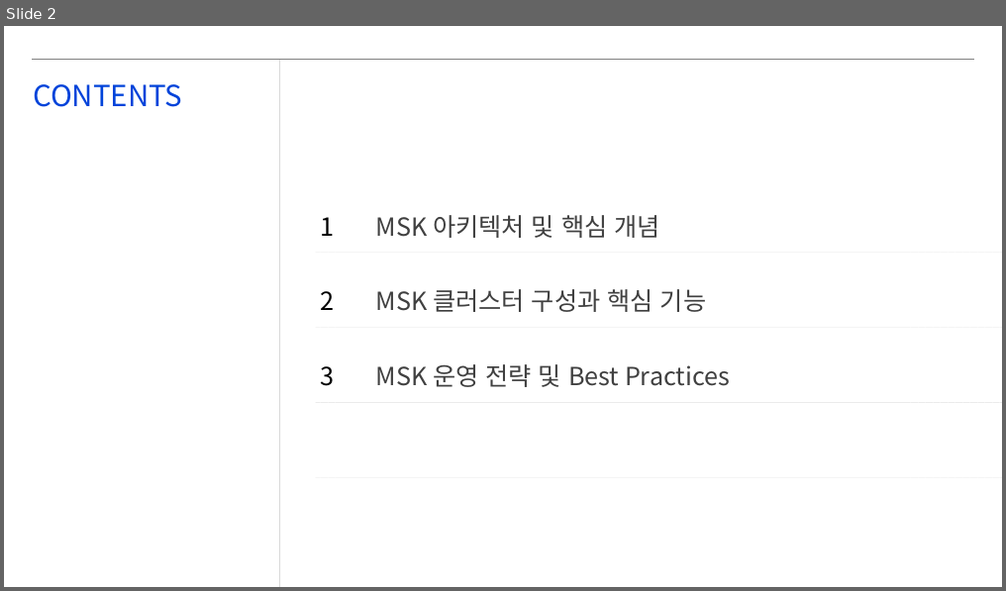
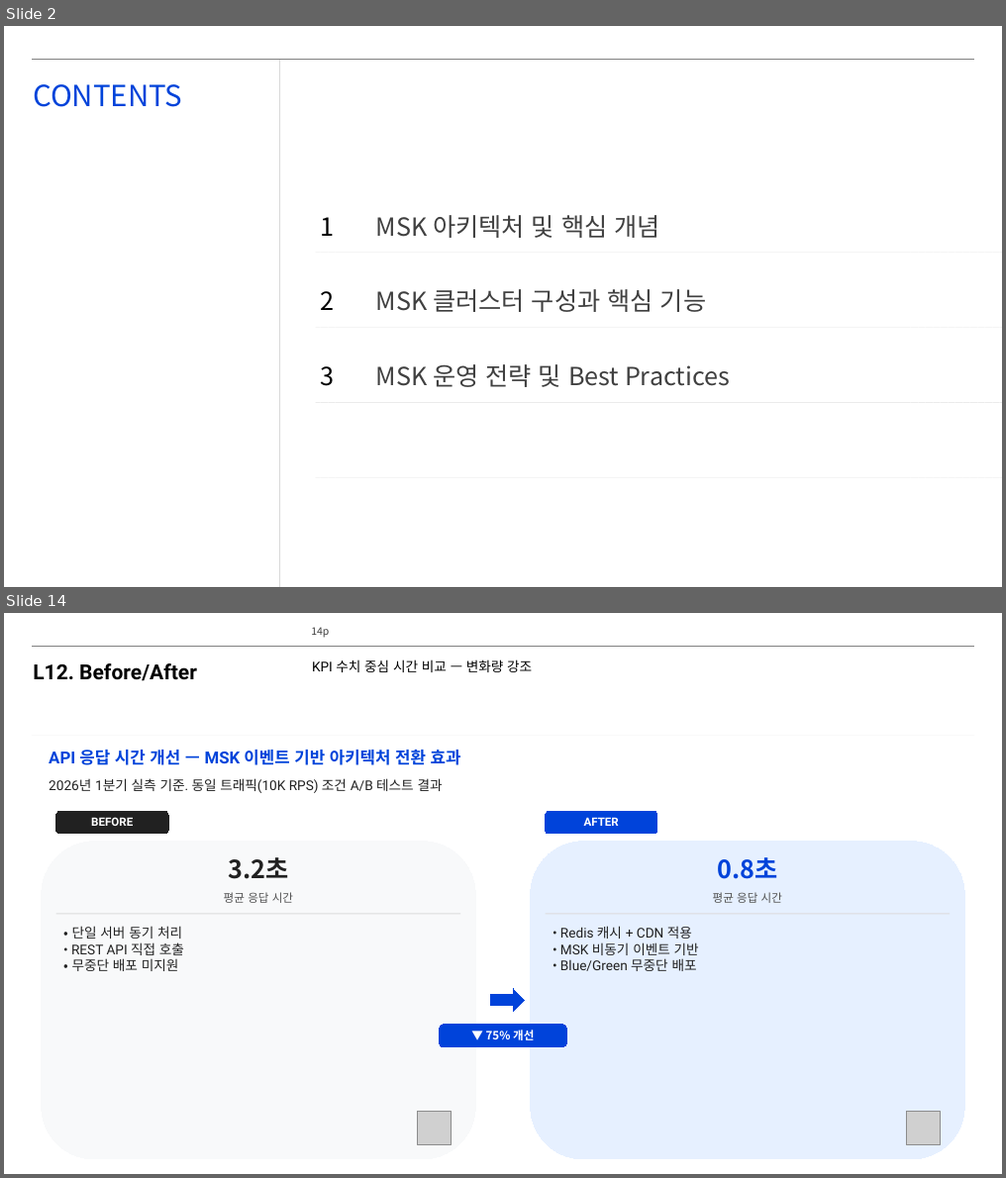
Before and after one commit to lhs6395-hslee/project-steer, a slide deck: results/pptx/AWS_MSK_Expert_Intro.pptx. Shown one above the other, each under a label of ours: slide 2 before the commit, slides 2 and 14 after it; the slides between them are not shown. The pictures are 1006x591 and 1006x1178 pixels, drawn with LibreOffice and Linux fonts; fonts in the diff are those of the drawing; grey boxes stand for pictures; background and template pictures are left out. Boxes give left, top, right and bottom in pixels: in the first picture for what was removed or moved away, otherwise in the second. Text is boxed around its words. In the diff, an @@ line names an element or a change of style, - is before the commit and + after.

```diff
--- a/results/pptx/AWS_MSK_Expert_Intro.pptx
+++ b/results/pptx/AWS_MSK_Expert_Intro.pptx
@@ slide 14 added at (4, 613, 1002, 1174), background #FFFFFF; not listed: 1 template element that a slide beside it also shows @@
@@ page number added at (311, 627, 329, 638), 10 pt, text #404040 @@
+14p
@@ text added at (33, 663, 197, 681), 20 pt, text #000000, bold @@
+L12. Before/After
@@ text added at (312, 660, 532, 672), 13 pt, text #000000 @@
+KPI 수치 중심 시간 비교 — 변화량 강조
@@ line added from (32, 736) to (975, 736), #E6E6E6 0.25 pt @@
@@ text added at (49, 750, 461, 765), 16 pt, text #0043DA, bold @@
+API 응답 시간 개선 — MSK 이벤트 기반 아키텍처 전환 효과
@@ text added at (49, 778, 443, 793), 13 pt, text #212121 @@
+2026년 1분기 실측 기준. 동일 트래픽(10K RPS) 조건 A/B 테스트 결과
@@ rounded rectangle added at (56, 811, 168, 834), fill #212121, outline #212121 0.75 pt @@
@@ text added at (91, 817, 133, 826), 11 pt, text #FFFFFF, bold @@
+BEFORE
@@ rounded rectangle added at (546, 811, 657, 834), fill #0043DA, outline #0043DA 0.75 pt @@
@@ text added at (584, 817, 619, 826), 11 pt, text #FFFFFF, bold @@
+AFTER
@@ rounded rectangle added at (42, 842, 475, 1159), fill #F8F9FA, outline #F8F9FA 0.75 pt @@
@@ rounded rectangle added at (531, 842, 964, 1159), fill #E6F0FF, outline #E6F0FF 0.75 pt @@
@@ text added at (228, 858, 288, 879), 24 pt, text #212121, bold @@
+3.2초
@@ text added at (717, 858, 777, 879), 24 pt, text #0043DA, bold @@
+0.8초
@@ text added at (224, 892, 293, 903), 11 pt, text #505050 @@
+평균 응답 시간
@@ text added at (713, 892, 782, 903), 11 pt, text #505050 @@
+평균 응답 시간
@@ line added from (56, 914) to (460, 914), #DCDCDC 1 pt @@
@@ text added at (71, 926, 184, 971), 13 pt, text #212121 @@
+• 단일 서버 동기 처리
+• REST API 직접 호출
+• 무중단 배포 미지원
@@ line added from (546, 914) to (949, 914), #DCDCDC 1 pt @@
@@ text added at (560, 926, 699, 971), 13 pt, text #212121 @@
+• Redis 캐시 + CDN 적용
+• MSK 비동기 이벤트 기반
+• Blue/Green 무중단 배포
@@ right arrow added at (491, 989, 525, 1012), fill #0043DA, outline #0043DA 0.75 pt @@
@@ rounded rectangle added at (440, 1025, 567, 1048), fill #0043DA, outline #0043DA 0.75 pt @@
@@ text added at (486, 1030, 534, 1041), 11 pt, text #FFFFFF, bold @@
+▼ 75% 개선
@@ picture added at (417, 1112, 450, 1146) @@
@@ picture added at (906, 1112, 940, 1146) @@
```
Also in this commit, not shown: 1 other slide added, 9 other files.
